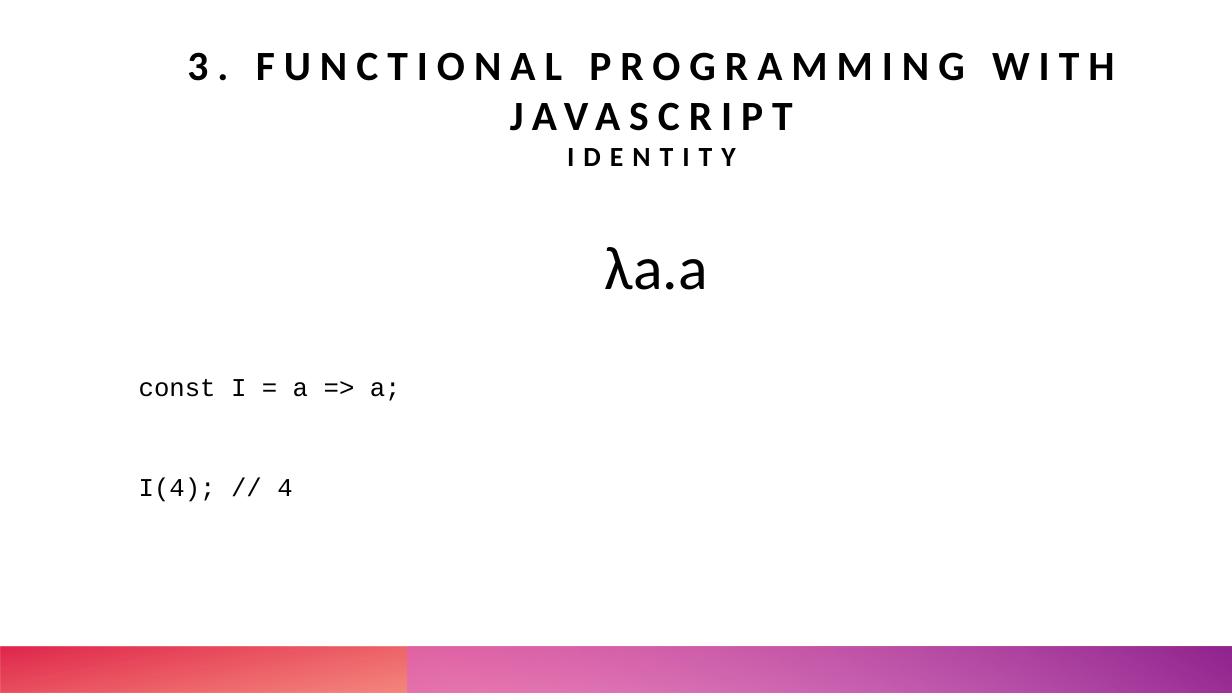
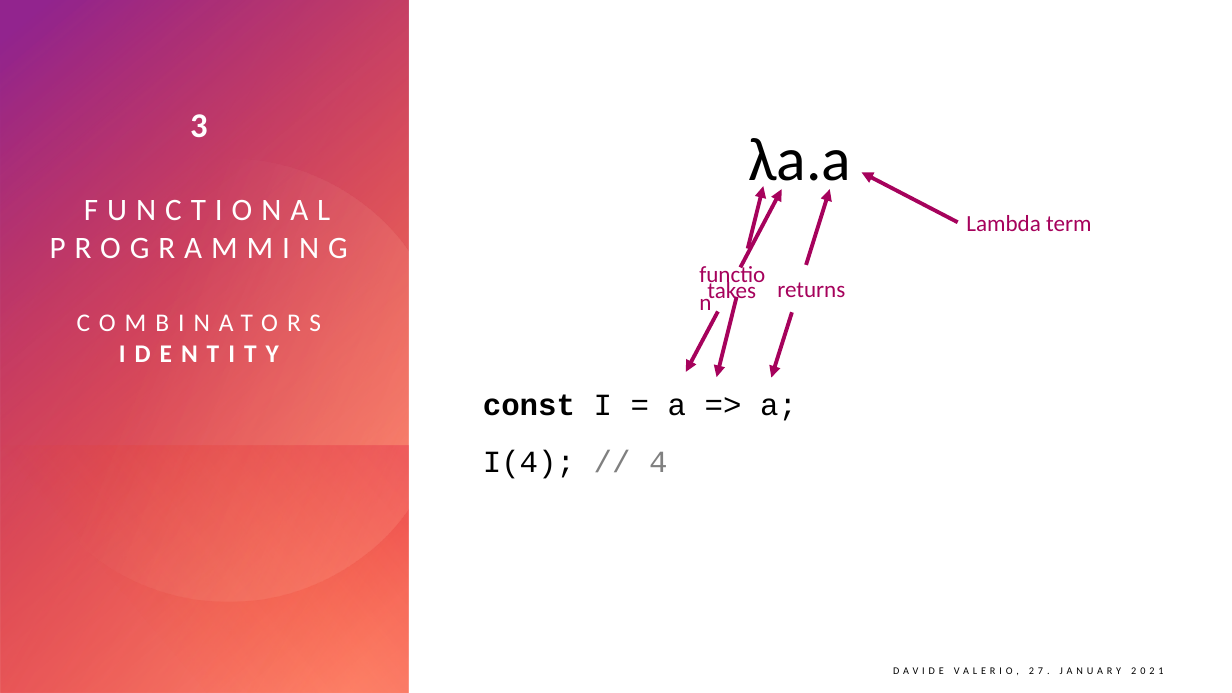
Before and after one commit to forcehobbit/fpw-javascript, a slide deck: slide 22 of doc/fpw_javascript.pptx (slide 9 before the commit). Drawn at 1232x693 pixels with LibreOffice and Linux fonts; fonts in the diff are those of the drawing. Boxes give left, top, right and bottom in pixels: in the first picture for what was removed or moved away, otherwise in the second. Text is boxed around its words. In the diff, an @@ line names an element or a change of style, - is before the commit and + after.

```diff
--- a/doc/fpw_javascript.pptx
+++ b/doc/fpw_javascript.pptx
@@ rectangle added at (0,0,1232,693), fill #FFFFFF @@
@@ rectangle added at (0,0,409,693), fill gradient #FF907A to #DA002F @@
@@ rectangle added at (0,0,409,693), fill gradient #FE4A00 to #92248E @@
@@ freeform shape added at (0,119,471,638), fill gradient #FFDBCC to #FF907A @@
@@ title at (50,114,348,362): text changed; size 32.4 to 24.3 pt; text colour #000000 to #FFFFFF; bold off @@
-3. FUNCTIONAL PROGRAMMING WITH JAVASCRIPT
-IDENTITY
+3
+FUNCTIONAL PROGRAMMING
+COMBINATORS
+IDENTITY
@@ text "λa.a": place and size @@
-text "λa.a" at (139,247,707,502)
+text "λa.a" at (483,138,851,479)
@@ arrow added from (958, 223) to (861, 172), #A6025C 3 pt @@
@@ arrow added from (740, 267) to (782, 189), #A6025C 3 pt @@
@@ arrow added from (748, 249) to (763, 186), #A6025C 3 pt @@
@@ arrow added from (806, 265) to (830, 189), #A6025C 3 pt @@
@@ text added at (966,215,1091,231), 18 pt, text #A6025C @@
+Lambda term
@@ text added at (690,255,787,292), 18 pt, text #A6025C @@
+function
@@ text added at (707,279,756,305), 18 pt, text #A6025C @@
+takes
@@ arrow added from (737, 297) to (717, 377), #A6025C 3 pt @@
@@ text added at (777,282,845,297), 18 pt, text #A6025C @@
+returns
@@ arrow added from (718, 311) to (686, 372), #A6025C 3 pt @@
@@ arrow added from (792, 312) to (772, 378), #A6025C 3 pt @@
@@ text at (483,394,797,479): size 20 to 24 pt in "const I = a => a;", "I(4); // 4"; bold on in "const"; text colour #000000 to #808080 in "// 4" @@
@@ rectangle added at (1,445,408,693), fill gradient #DA002F to #FE4A00 @@
@@ text added at (893,667,1163,675), 8 pt, text #000000 @@
+DAVIDE VALERIO, 27. JANUARY 2021
```
Also in this commit, not shown: 8 other slides changed, 17 slides added, 4 slides removed, 2 other files.
